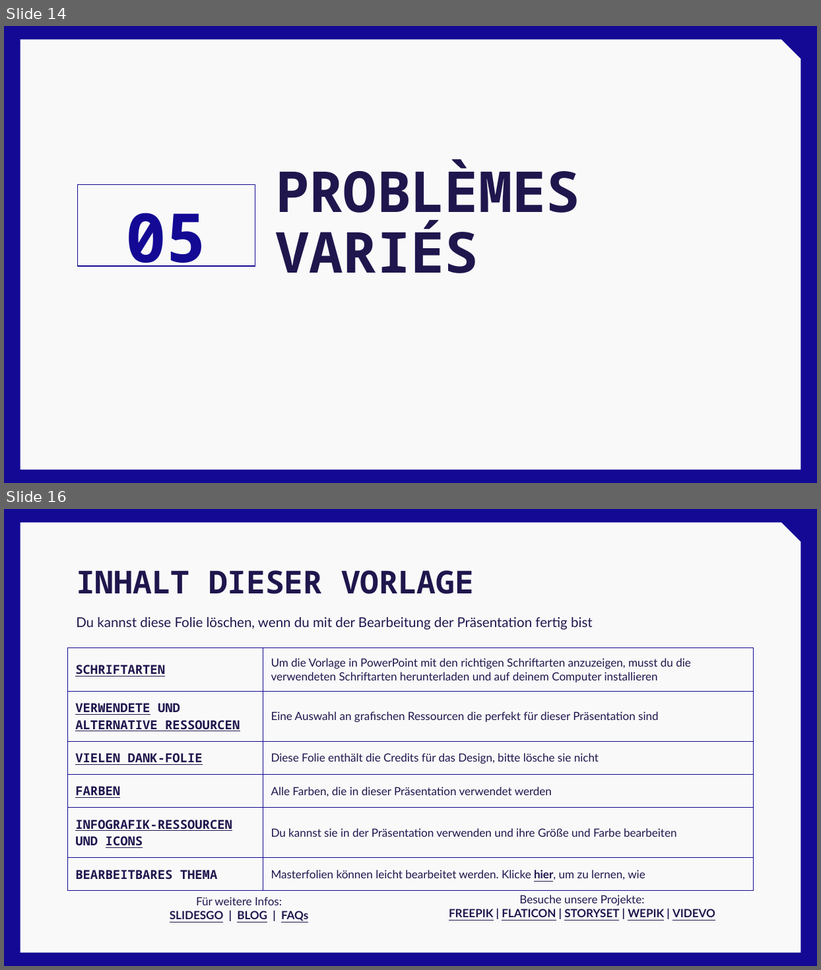
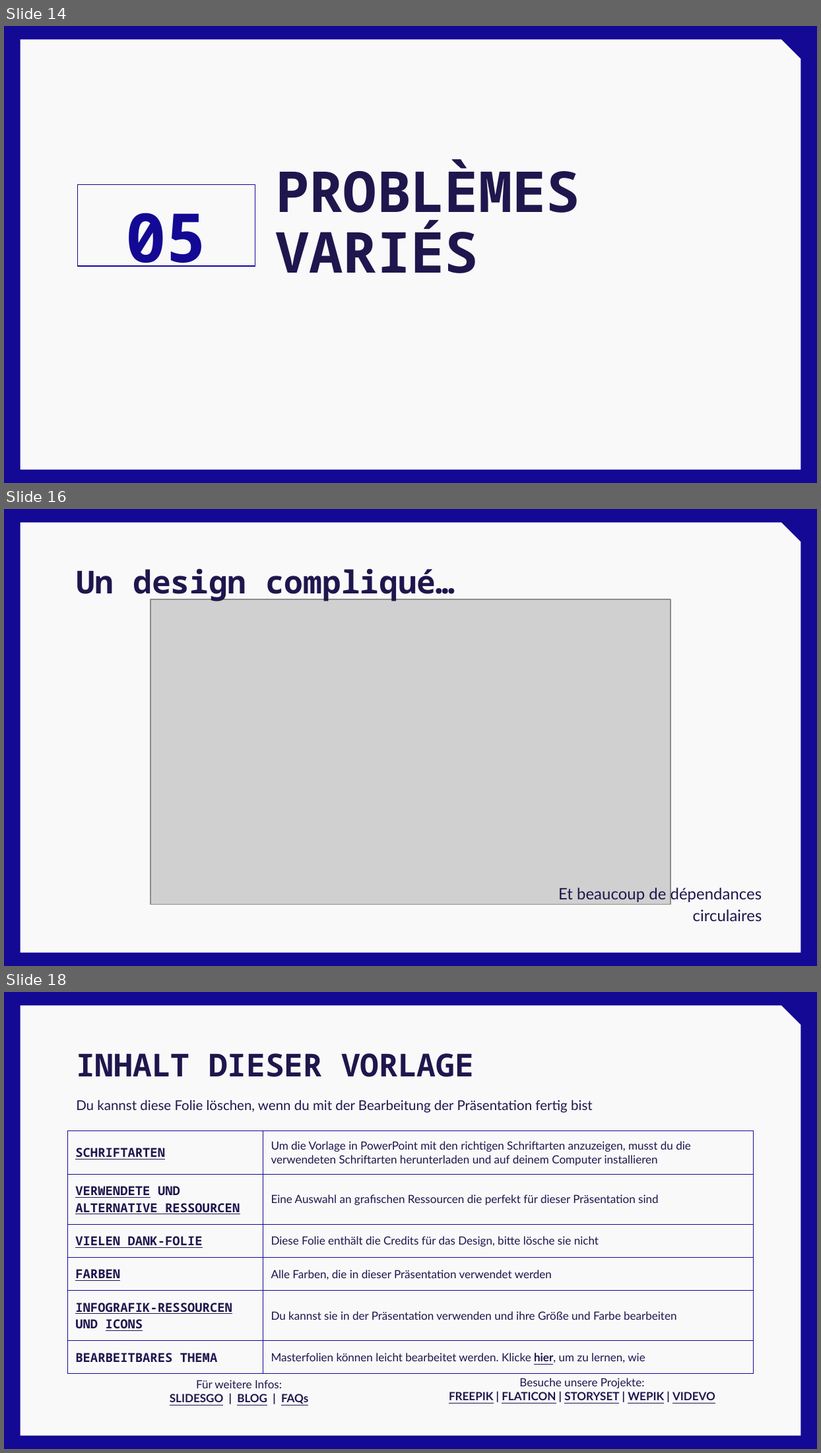
Before and after one commit to bananasmoothii/micromouse, a slide deck: Rendu/Presentation Soutenance.pptx. Shown one above the other, each under a label of ours: slides 14 and 16 before the commit, slides 14, 16 and 18 after it; the slides between them are not shown. The pictures are 821x970 and 821x1453 pixels, drawn with LibreOffice and Linux fonts; fonts in the diff are those of the drawing; grey boxes stand for pictures; background and template pictures are left out. Boxes give left, top, right and bottom in pixels: in the first picture for what was removed or moved away, otherwise in the second. Text is boxed around its words. In the diff, an @@ line names an element or a change of style, - is before the commit and + after.

```diff
--- a/Rendu/Presentation Soutenance.pptx
+++ b/Rendu/Presentation Soutenance.pptx
@@ slide 16 added at (x1=4, y1=509, x2=817, y2=966), background #130994; not listed: 1 template element that a slide beside it also shows @@
@@ title added at (x1=76, y1=569, x2=455, y2=602), 28 pt, text #1F164D, bold @@
+Un design compliqué…
@@ picture added at (x1=151, y1=599, x2=670, y2=904) @@
@@ subtitle added at (x1=558, y1=886, x2=762, y2=921), 14 pt, text #1F164D @@
+Et beaucoup de dépendances circulaires
@@ what was slide 16 is now slide 18 @@
```
Also in this commit, not shown: 5 slides changed, 1 other slide added, 7 other files.
